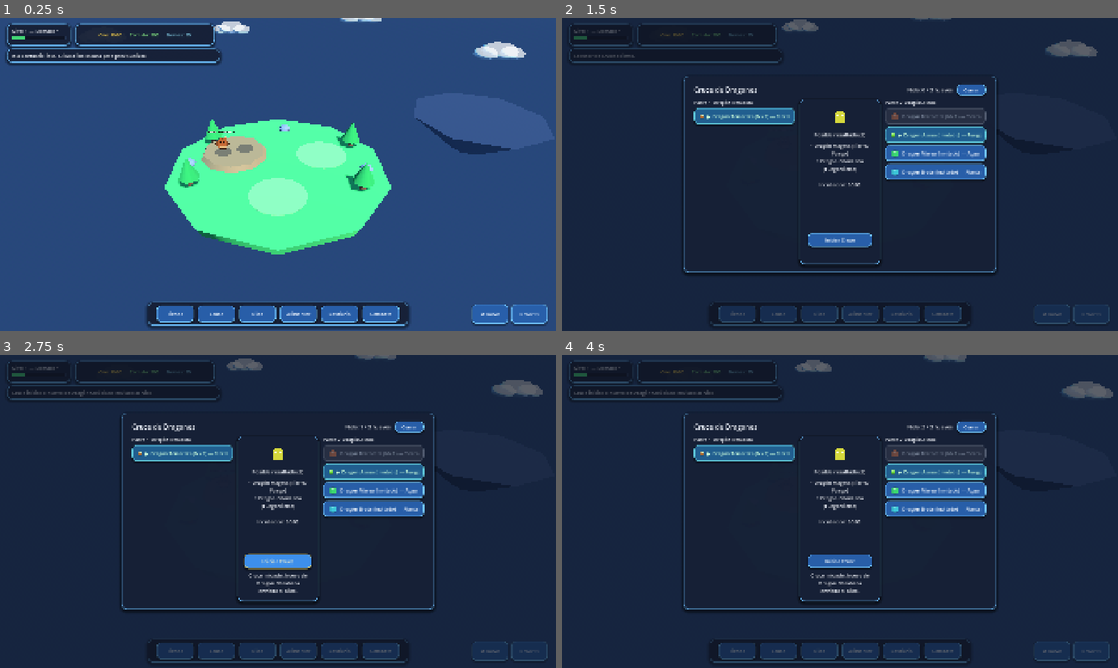
Above: before the commit, frames 1-4 (two rows, left to right).
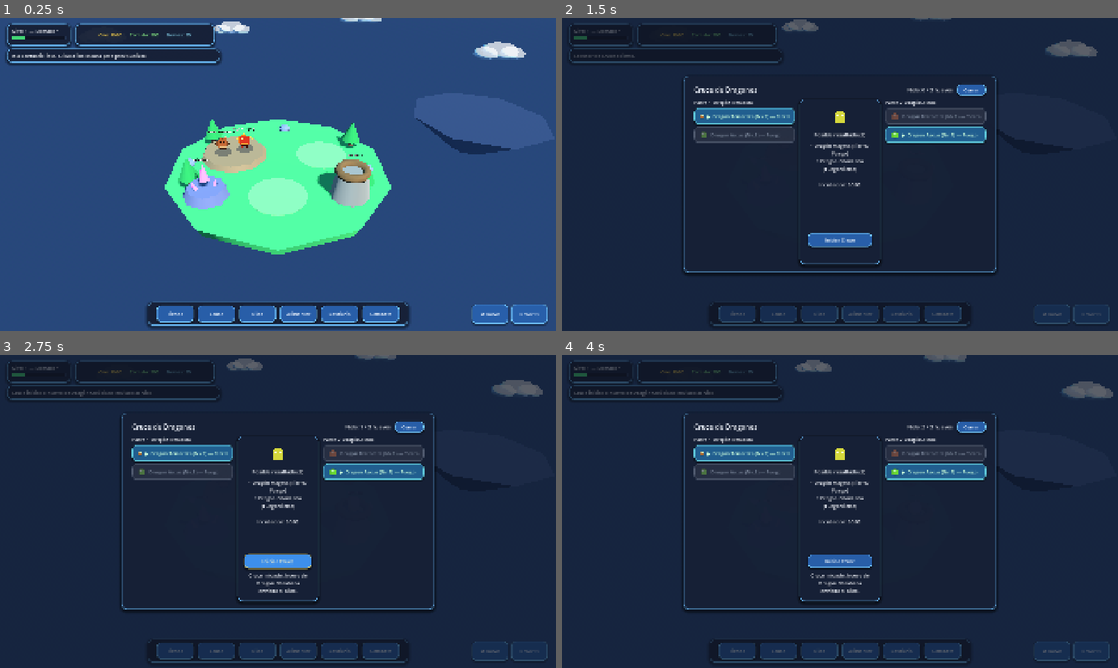
Above: after the commit, the same moments.

Repository: recab535/VJdeRecab
Game: Godot game, scene res://scenes/main.tscn
The game is run twice, just before and just after one commit, with the same random seed, the same clock (stepped at 60 frames per second) and the same inputs.
Inputs:
- Up to frame 1 (0.25 s): no input
- Up to frame 2 (1.5 s): click "Cruce" at 0.5 s; click "Nido" at 1.25 s
- Up to frame 3 (2.75 s): click "Iniciar Cruce" at 2 s
- Up to frame 4 (4 s): click "Iniciar Cruce" at 2.75 s; click "↺ Rotar" at 3.5 s

The runs differ from the first frame. In frame 1, 1.9% of the frame differs, in the area x 32-67%, y 35-62%; in frame 2, 2.3%, in the area x 23-77%, y 34-52%; in frame 3, 2.3%; in frame 4, 2.3%.

Commit message:
feat(World): agregar Adoratorio de Cria, Torre Nido y 2 dragones iniciales en Habitat 1

Diff:
--- a/scenes/main.tscn
+++ b/scenes/main.tscn
@@ -5,6 +5,8 @@
 [ext_resource type="Script" path="res://scripts/world/locked_island.gd" id="3_locked"]
 [ext_resource type="PackedScene" path="res://scenes/ui/hud_basic.tscn" id="4_hud_scene"]
 [ext_resource type="Script" path="res://scripts/world/island_ambient.gd" id="5_ambient"]
+[ext_resource type="PackedScene" path="res://scenes/world/adoratorio_cria.tscn" id="6_adoratorio"]
+[ext_resource type="PackedScene" path="res://scenes/world/torre_nido.tscn" id="7_torre"]
 
 [sub_resource type="ProceduralSkyMaterial" id="ProceduralSkyMaterial_1"]
 sky_top_color = Color(0.24, 0.58, 0.92, 1)
@@ -117,6 +119,12 @@
 [node name="Pad3" type="MeshInstance3D" parent="IslaInicial/SlotsConstruibles/Slot3"]
 mesh = SubResource("Mesh_SlotPad")
 
+[node name="AdoratorioCria" parent="IslaInicial" instance=ExtResource("6_adoratorio")]
+transform = Transform3D(1, 0, 0, 0, 1, 0, 0, 0, 1, -3.2, 0.6, 2.2)
+
+[node name="TorreNido" parent="IslaInicial" instance=ExtResource("7_torre")]
+transform = Transform3D(1, 0, 0, 0, 1, 0, 0, 0, 1, 3.2, 0.6, 2.2)
+
 [node name="IslaBloqueadaPreview" type="Node3D" parent="."]
 transform = Transform3D(1, 0, 0, 0, 1, 0, 0, 0, 1, 13, -0.5, -6)
 script = ExtResource("3_locked")
--- /dev/null
+++ b/scenes/world/adoratorio_cria.tscn
@@ -0,0 +1,71 @@
+[gd_scene load_steps=9 format=3]
+
+[ext_resource type="Script" path="res://scripts/world/adoratorio_cria.gd" id="1_ador"]
+
+[sub_resource type="StandardMaterial3D" id="Mat_PiedraAltar"]
+albedo_color = Color(0.46, 0.44, 0.54, 1)
+roughness = 0.9
+
+[sub_resource type="CylinderMesh" id="Mesh_BaseAltar"]
+material = SubResource("Mat_PiedraAltar")
+top_radius = 0.85
+bottom_radius = 1.05
+height = 0.45
+radial_segments = 8
+
+[sub_resource type="StandardMaterial3D" id="Mat_Cristal"]
+albedo_color = Color(0.88, 0.36, 0.94, 1)
+emission_enabled = true
+emission = Color(0.76, 0.24, 0.92, 1)
+emission_energy_multiplier = 1.6
+roughness = 0.25
+
+[sub_resource type="CylinderMesh" id="Mesh_CristalCentral"]
+material = SubResource("Mat_Cristal")
+top_radius = 0.04
+bottom_radius = 0.24
+height = 0.72
+radial_segments = 6
+
+[sub_resource type="CylinderMesh" id="Mesh_CristalLateral"]
+material = SubResource("Mat_Cristal")
+top_radius = 0.02
+bottom_radius = 0.12
+height = 0.42
+radial_segments = 5
+
+[sub_resource type="CylinderShape3D" id="Shape_Adoratorio"]
+height = 1.6
+radius = 1.1
+
+[node name="AdoratorioCria" type="Node3D"]
+script = ExtResource("1_ador")
+
+[node name="BaseAltar" type="MeshInstance3D" parent="."]
+transform = Transform3D(1, 0, 0, 0, 1, 0, 0, 0, 1, 0, 0.225, 0)
+mesh = SubResource("Mesh_BaseAltar")
+
+[node name="CristalCentral" type="MeshInstance3D" parent="."]
+transform = Transform3D(1, 0, 0, 0, 1, 0, 0, 0, 1, 0, 1.15, 0)
+mesh = SubResource("Mesh_CristalCentral")
+
+[node name="CristalIzq" type="MeshInstance3D" parent="."]
+transform = Transform3D(0.939693, -0.34202, 0, 0.34202, 0.939693, 0, 0, 0, 1, -0.45, 0.62, 0.2)
+mesh = SubResource("Mesh_CristalLateral")
+
+[node name="CristalDer" type="MeshInstance3D" parent="."]
+transform = Transform3D(0.939693, 0.34202, 0, -0.34202, 0.939693, 0, 0, 0, 1, 0.45, 0.62, -0.15)
+mesh = SubResource("Mesh_CristalLateral")
+
+[node name="Label3D" type="Label3D" parent="."]
+transform = Transform3D(1, 0, 0, 0, 1, 0, 0, 0, 1, 0, 1.85, 0)
+billboard = 1
+text = "Adoratorio"
+font_size = 24
+outline_size = 6
+
+[node name="AreaClick" type="Area3D" parent="."]
+
+[node name="CollisionShape3D" type="CollisionShape3D" parent="AreaClick"]
+transform = Transform3D(1, 0, 0, 0, 1, 0, 0, 0, 1, 0, 0.8, 0)
+shape = SubResource("Shape_Adoratorio")
--- /dev/null
+++ b/scenes/world/torre_nido.tscn
@@ -0,0 +1,72 @@
+[gd_scene load_steps=11 format=3]
+
+[ext_resource type="Script" path="res://scripts/world/torre_nido.gd" id="1_torre"]
+
+[sub_resource type="StandardMaterial3D" id="Mat_Torre"]
+albedo_color = Color(0.58, 0.52, 0.44, 1)
+roughness = 0.9
+
+[sub_resource type="CylinderMesh" id="Mesh_Torre"]
+material = SubResource("Mat_Torre")
+top_radius = 0.65
+bottom_radius = 0.88
+height = 1.25
+radial_segments = 10
+
+[sub_resource type="StandardMaterial3D" id="Mat_Nido"]
+albedo_color = Color(0.52, 0.34, 0.16, 1)
+roughness = 0.95
+
+[sub_resource type="TorusMesh" id="Mesh_Nido"]
+material = SubResource("Mat_Nido")
+inner_radius = 0.42
+outer_radius = 0.78
+rings = 12
+ring_segments = 6
+
+[sub_resource type="StandardMaterial3D" id="Mat_Huevo"]
+albedo_color = Color(0.98, 0.88, 0.52, 1)
+emission_enabled = true
+emission = Color(0.95, 0.76, 0.28, 1)
+emission_energy_multiplier = 0.65
+roughness = 0.35
+
+[sub_resource type="SphereMesh" id="Mesh_Huevo"]
+material = SubResource("Mat_Huevo")
+radius = 0.28
+height = 0.58
+radial_segments = 12
+rings = 8
+
+[sub_resource type="CylinderShape3D" id="Shape_TorreNido"]
+height = 1.9
+radius = 1.0
+
+[node name="TorreNido" type="Node3D"]
+script = ExtResource("1_torre")
+
+[node name="BaseTorre" type="MeshInstance3D" parent="."]
+transform = Transform3D(1, 0, 0, 0, 1, 0, 0, 0, 1, 0, 0.625, 0)
+mesh = SubResource("Mesh_Torre")
+
+[node name="CestaNido" type="MeshInstance3D" parent="."]
+transform = Transform3D(1, 0, 0, 0, 1, 0, 0, 0, 1, 0, 1.28, 0)
+mesh = SubResource("Mesh_Nido")
+
+[node name="HuevoVisual" type="MeshInstance3D" parent="."]
+transform = Transform3D(1, 0, 0, 0, 1.25, 0, 0, 0, 1, 0, 1.48, 0)
+visible = false
+mesh = SubResource("Mesh_Huevo")
+
+[node name="Label3D" type="Label3D" parent="."]
+transform = Transform3D(1, 0, 0, 0, 1, 0, 0, 0, 1, 0, 2.08, 0)
+billboard = 1
+text = "Torre Nido"
+font_size = 24
+outline_size = 6
+
+[node name="AreaClick" type="Area3D" parent="."]
+
+[node name="CollisionShape3D" type="CollisionShape3D" parent="AreaClick"]
+transform = Transform3D(1, 0, 0, 0, 1, 0, 0, 0, 1, 0, 0.95, 0)
+shape = SubResource("Shape_TorreNido")
--- a/scripts/autoload/game_core.gd
+++ b/scripts/autoload/game_core.gd
@@ -117,6 +117,7 @@
 		"version": "1.0.0",
 		"nivel_jugador": 1,
 		"capitulo_pve_actual": 1,
+		"tutorial_completado": false,
 		"recursos": {
 			"oro": 1000,
 			"comida": 500,
@@ -138,9 +139,25 @@
 				"nivel": 1,
 				"etapa": "cria",
 				"xp": 0
+			},
+			{
+				"uid": 2,
+				"especie_id": 2,
+				"nivel": 1,
+				"etapa": "cria",
+				"xp": 0
 			}
 		]
 	}
+
+
+func is_tutorial_completed() -> bool:
+	return bool(player_state.get("tutorial_completado", false))
+
+
+func complete_tutorial() -> void:
+	player_state["tutorial_completado"] = true
+	save_game()
 
 
 func load_game() -> void:
--- a/scripts/main.gd
+++ b/scripts/main.gd
@@ -10,6 +10,8 @@
 @onready var camera_rig: CameraRig = $CameraRig
 @onready var hud: HudBasic = $HUD
 @onready var isla_inicial: Node3D = $IslaInicial
+@onready var adoratorio_cria: Node3D = $IslaInicial/AdoratorioCria
+@onready var torre_nido: Node3D = $IslaInicial/TorreNido
 @onready var isla_bloqueada: LockedIsland = $IslaBloqueadaPreview
 @onready var slots_container: Node3D = $IslaInicial/SlotsConstruibles
 @onready var bestiario_panel: Control = $HUD/RootControl/BestiarioPanel
@@ -35,6 +37,10 @@
 
 	if isla_bloqueada:
 		isla_bloqueada.preview_requested.connect(_on_island_preview_requested)
+	if adoratorio_cria and adoratorio_cria.has_signal("adoratorio_clicked"):
+		adoratorio_cria.connect("adoratorio_clicked", func() -> void: _on_panel_requested("Cruce"))
+	if torre_nido and torre_nido.has_signal("torre_nido_clicked"):
+		torre_nido.connect("torre_nido_clicked", func() -> void: _on_panel_requested("Nido"))
 
 	if breeding_panel:
 		breeding_panel.breeding_completed.connect(_on_breeding_completed)
--- /dev/null
+++ b/scripts/world/adoratorio_cria.gd
@@ -0,0 +1,31 @@
+extends Node3D
+
+## Adoratorio de Cría: altar místico de piedra con cristales brillantes.
+## Al clicarlo abre directamente el panel de Cruce.
+
+signal adoratorio_clicked
+
+@onready var cristal_central: MeshInstance3D = $CristalCentral
+@onready var area_click: Area3D = $AreaClick
+
+var _time: float = 0.0
+var _base_y: float = 1.15
+
+
+func _ready() -> void:
+	if cristal_central:
+		_base_y = cristal_central.position.y
+	if area_click:
+		area_click.input_event.connect(_on_area_input_event)
+
+
+func _process(delta: float) -> void:
+	_time += delta
+	if cristal_central:
+		cristal_central.rotation.y += delta * 1.4
+		cristal_central.position.y = _base_y + sin(_time * 2.2) * 0.08
+
+
+func _on_area_input_event(_camera: Node, event: InputEvent, _pos: Vector3, _normal: Vector3, _shape_idx: int) -> void:
+	if event is InputEventMouseButton and event.pressed and event.button_index == MOUSE_BUTTON_LEFT:
+		adoratorio_clicked.emit()
--- /dev/null
+++ b/scripts/world/torre_nido.gd
@@ -0,0 +1,45 @@
+extends Node3D
+
+## Torre Nido: torre incubadora con un huevo 3D visible en la cima cuando hay huevos en el Nido.
+## Al clicarla abre directamente el panel del Nido.
+
+signal torre_nido_clicked
+
+@onready var huevo_visual: MeshInstance3D = $HuevoVisual
+@onready var area_click: Area3D = $AreaClick
+
+var _time: float = 0.0
+var _egg_base_y: float = 1.48
+
+
+func _ready() -> void:
+	if huevo_visual:
+		_egg_base_y = huevo_visual.position.y
+	if area_click:
+		area_click.input_event.connect(_on_area_input_event)
+
+	var core: Node = get_node_or_null("/root/GameCore")
+	if core:
+		if core.has_signal("nest_updated"):
+			core.nest_updated.connect(_refresh_egg_visual)
+		_refresh_egg_visual()
+
+
+func _process(delta: float) -> void:
+	if huevo_visual and huevo_visual.visible:
+		_time += delta * 2.6
+		huevo_visual.position.y = _egg_base_y + sin(_time) * 0.05
+		huevo_visual.rotation.z = sin(_time * 1.5) * 0.08
+
+
+func _refresh_egg_visual() -> void:
+	var core: Node = get_node_or_null("/root/GameCore")
+	if huevo_visual == null or core == null:
+		return
+	var huevos: Array = core.get_nest_eggs()
+	huevo_visual.visible = not huevos.is_empty()
+
+
+func _on_area_input_event(_camera: Node, event: InputEvent, _pos: Vector3, _normal: Vector3, _shape_idx: int) -> void:
+	if event is InputEventMouseButton and event.pressed and event.button_index == MOUSE_BUTTON_LEFT:
+		torre_nido_clicked.emit()
